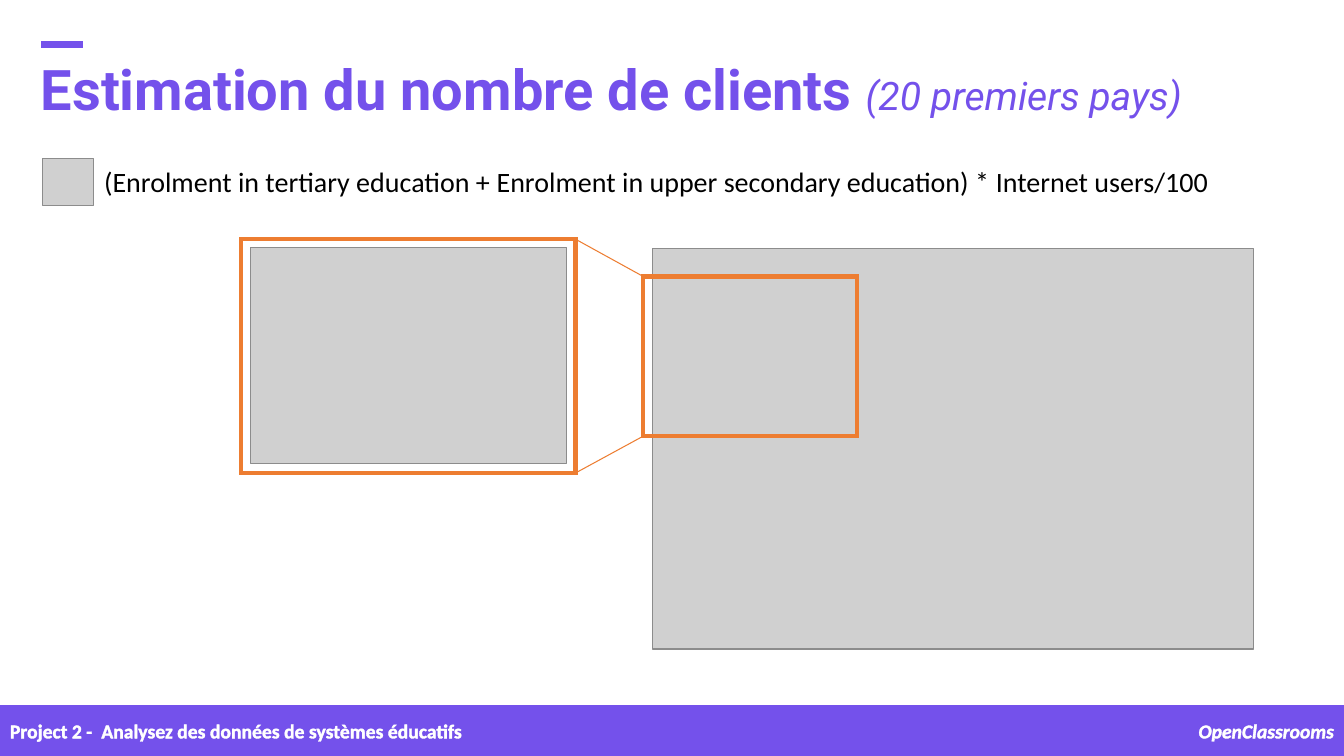
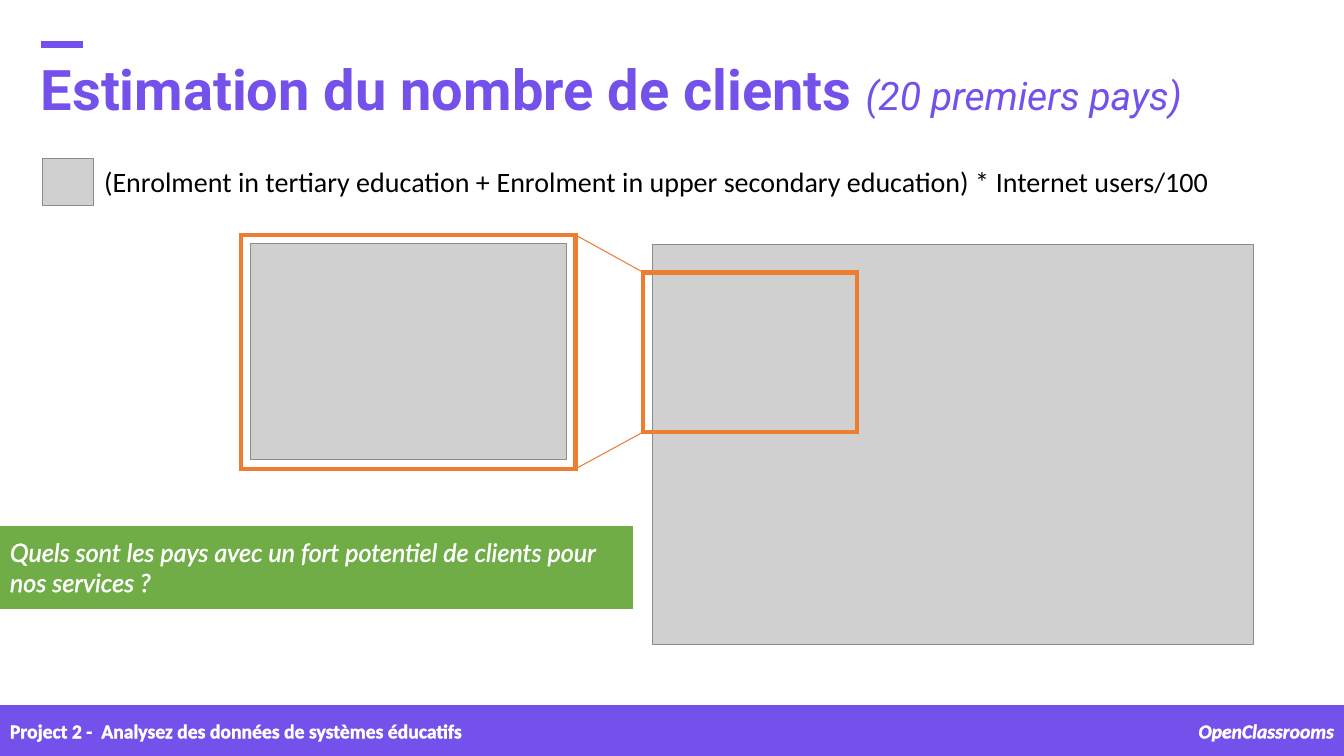
Before and after one commit to samirhinojosa/OC-P2-education-statistics, a slide deck: slide 14 of supports/Project 2 presentation.pptx. Drawn at 1344x756 pixels with LibreOffice and Linux fonts; fonts in the diff are those of the drawing; grey boxes stand for pictures; background and template pictures are left out. Boxes give left, top, right and bottom in pixels: in the first picture for what was removed or moved away, otherwise in the second. Text is boxed around its words. In the diff, an @@ line names an element or a change of style, - is before the commit and + after.

```diff
--- a/supports/Project 2 presentation.pptx
+++ b/supports/Project 2 presentation.pptx
@@ 2 pictures, 2 rectangles, 2 lines: place and size @@
-2 pictures, 2 rectangles, 2 lines at box(241, 239, 1253, 649)
+2 pictures, 2 rectangles, 2 lines at box(241, 235, 1253, 644)
@@ rectangle added at box(0, 527, 633, 609), fill #70AD47, outline #70AD47 1 pt @@
@@ text added at box(10, 543, 595, 593), 18 pt, text #FFFFFF, italic @@
+Quels sont les pays avec un fort potentiel de clients pour nos services ?
```
Also in this commit, not shown: 5 other slides changed.
